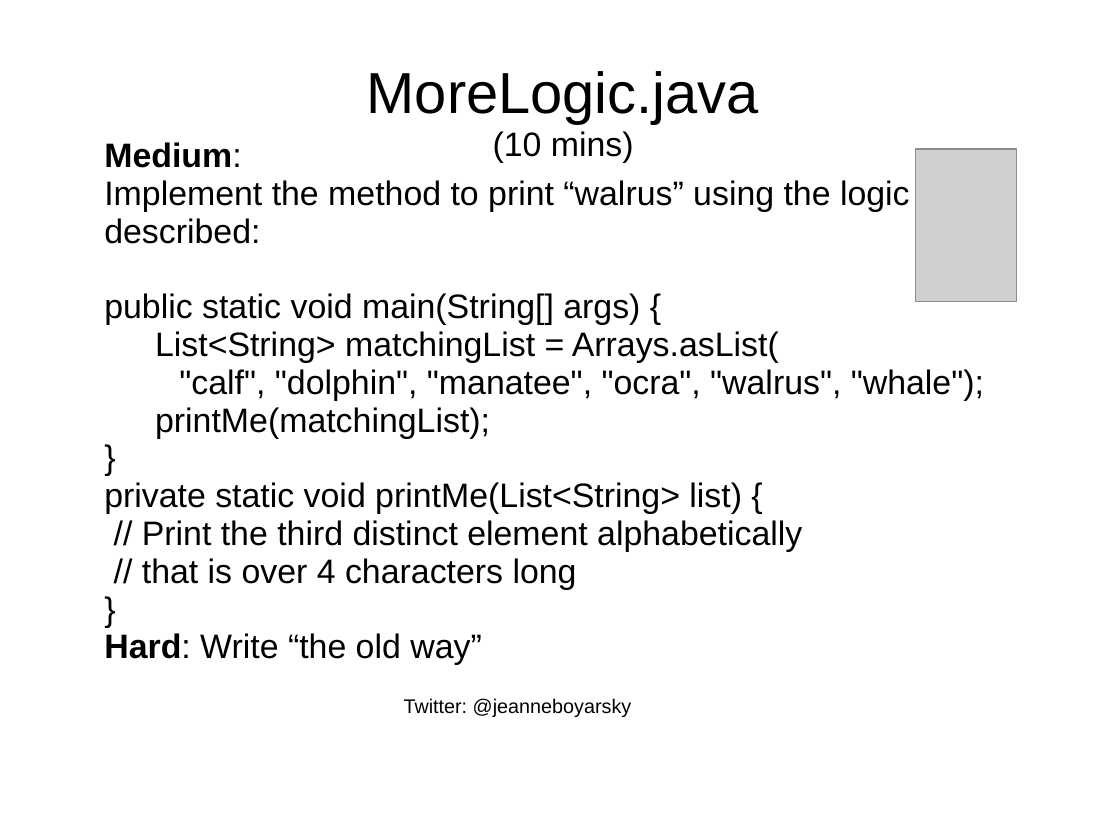
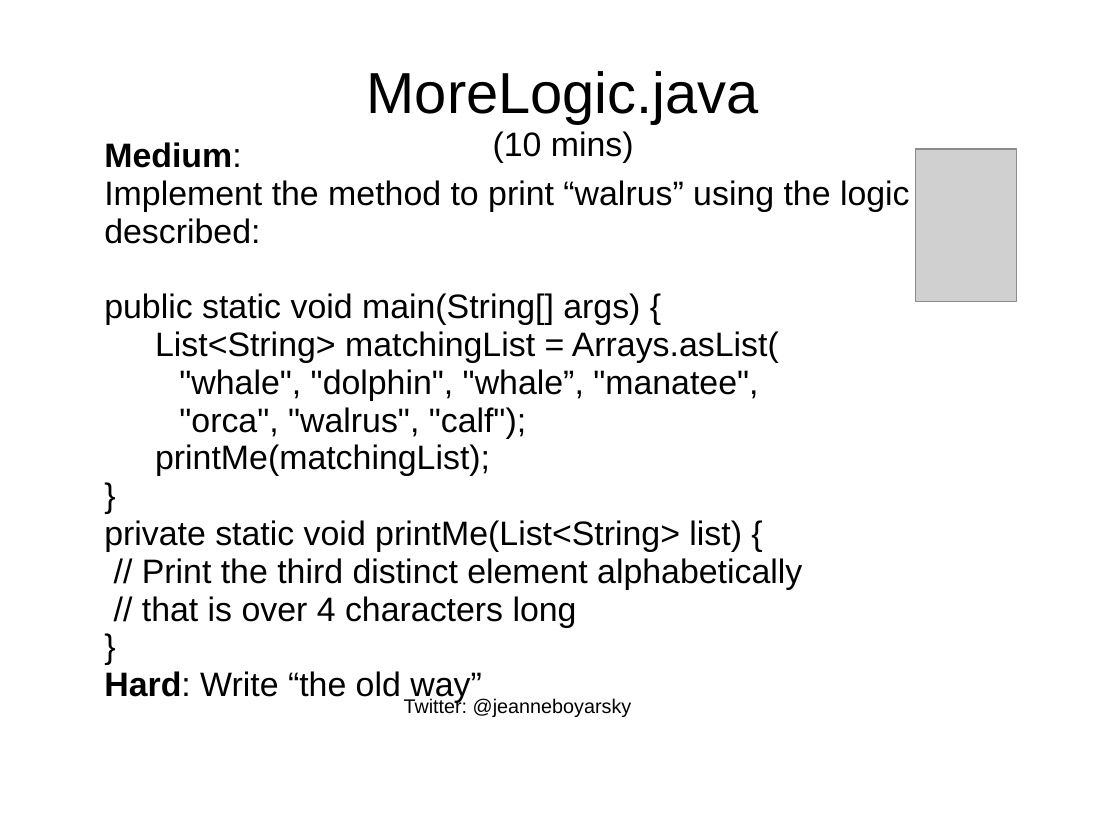
Before and after one commit to boyarsky/java-8-streams-by-puzzles, a slide deck: slide 30 of docs/Slides.ppt (slide 36 before the commit). Drawn at 1120x840 pixels with LibreOffice and Linux fonts; fonts in the diff are those of the drawing; grey boxes stand for pictures; background and template pictures are left out. Boxes give left, top, right and bottom in pixels: in the first picture for what was removed or moved away, otherwise in the second. Text is boxed around its words. In the diff, an @@ line names an element or a change of style, - is before the commit and + after.

```diff
--- a/docs/Slides.ppt
+++ b/docs/Slides.ppt
@@ text at [179, 369, 758, 438]: text changed @@
-"calf", "dolphin", "manatee", "ocra", "walrus", "whale");
+"whale", "dolphin", "whale”, "manatee",
+"orca", "walrus", "calf");
```
Also in this commit, not shown: 8 other slides changed, 3 other files.
